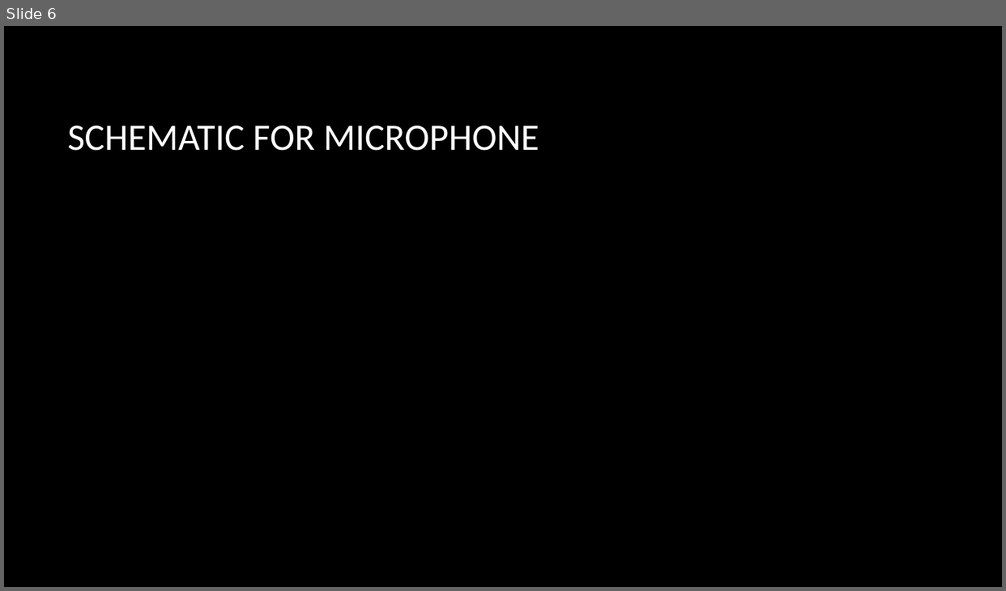
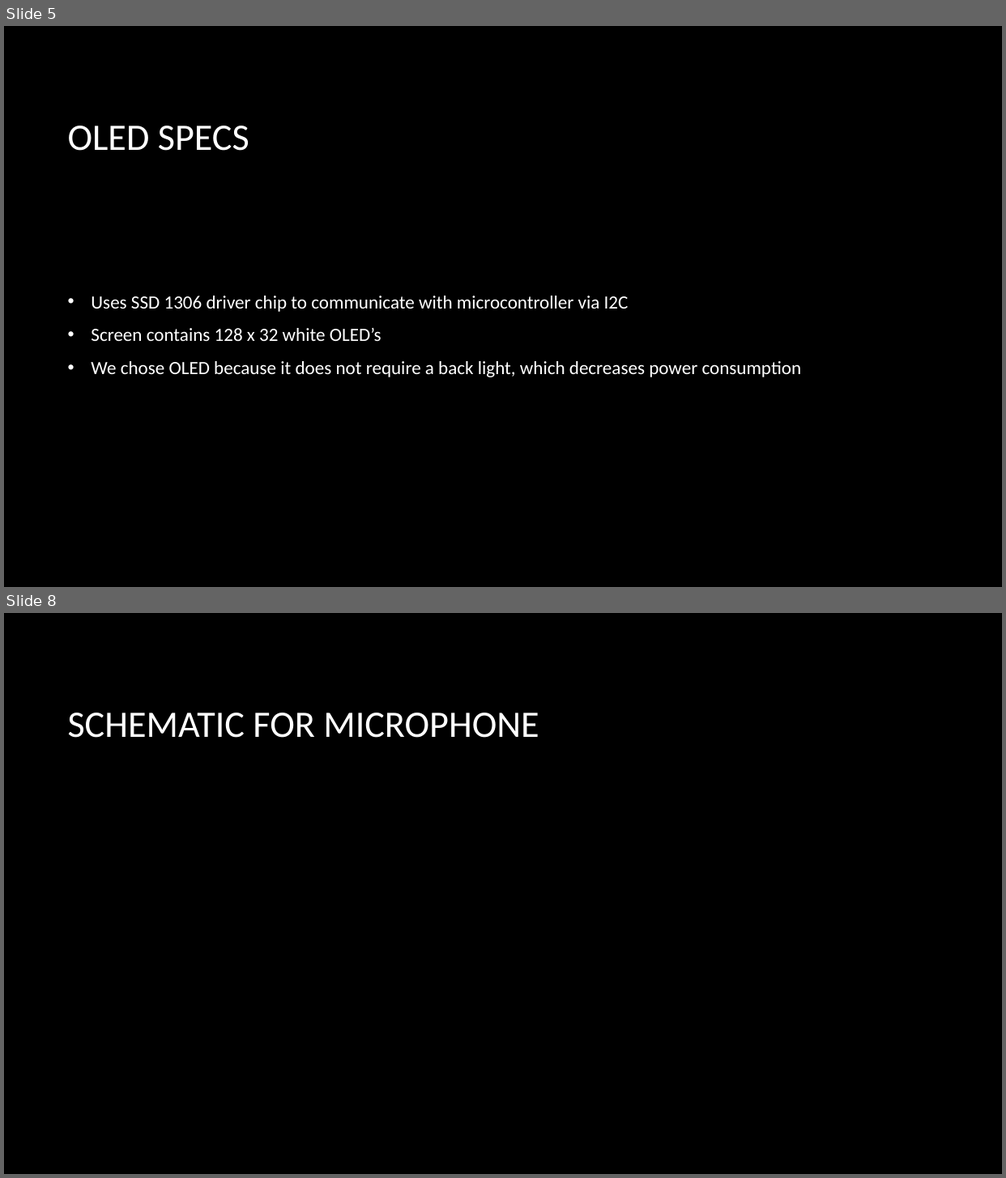
Before and after one commit to TheJonBovi/Pitch_Identifier, a slide deck: embedded C project .pptx. Shown one above the other, each under a label of ours: slide 6 before the commit, slides 5 and 8 after it; the slides between them are not shown. The pictures are 1006x591 and 1006x1178 pixels, drawn with LibreOffice and Linux fonts; fonts in the diff are those of the drawing; background and template pictures are left out. Boxes give left, top, right and bottom in pixels: in the first picture for what was removed or moved away, otherwise in the second. Text is boxed around its words. In the diff, an @@ line names an element or a change of style, - is before the commit and + after.

```diff
--- a/embedded C project .pptx
+++ b/embedded C project .pptx
@@ slide 5 added at bbox=[4, 26, 1002, 587], background picture (left out) @@
@@ title added at bbox=[68, 126, 249, 151], 36 pt, text #FFFFFF @@
+OLED SPECS
@@ text added at bbox=[91, 296, 802, 378], 18 pt, text #FFFFFF @@
+• Uses SSD 1306 driver chip to communicate with microcontroller via I2C
+• Screen contains 128 x 32 white OLED’s
+• We chose OLED because it does not require a back light, which decreases power consumption
@@ what was slide 6 is now slide 8 @@
```
Also in this commit, not shown: 8 slides changed, 5 other slides added, 2 slides removed.
